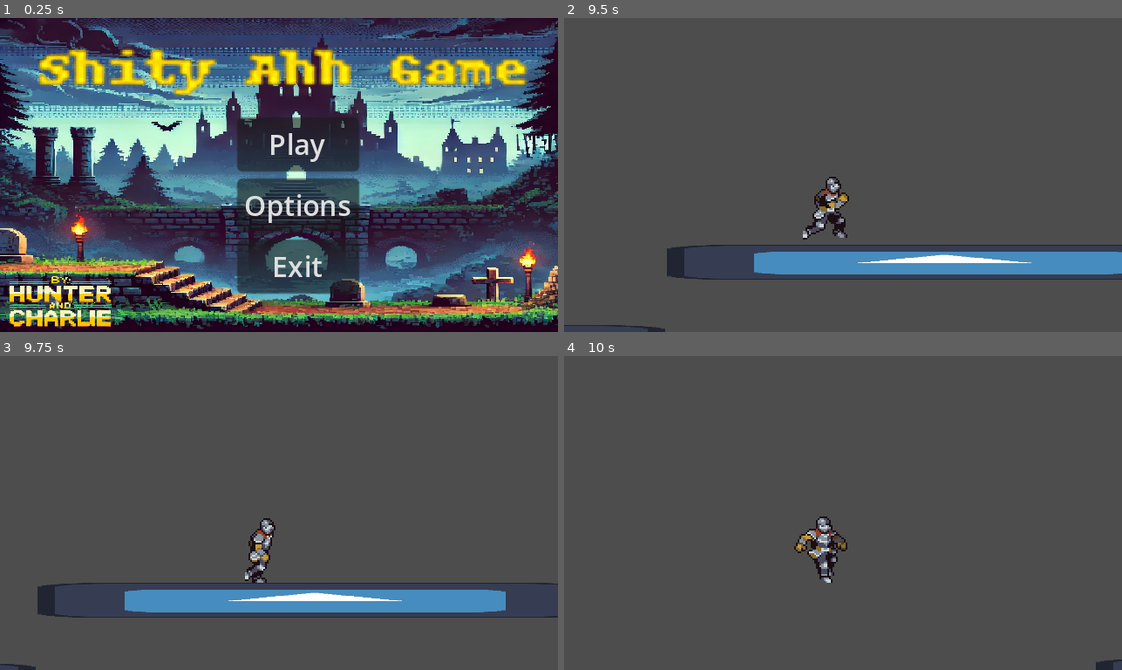
Above: before the commit, frames 1-4 (two rows, left to right).
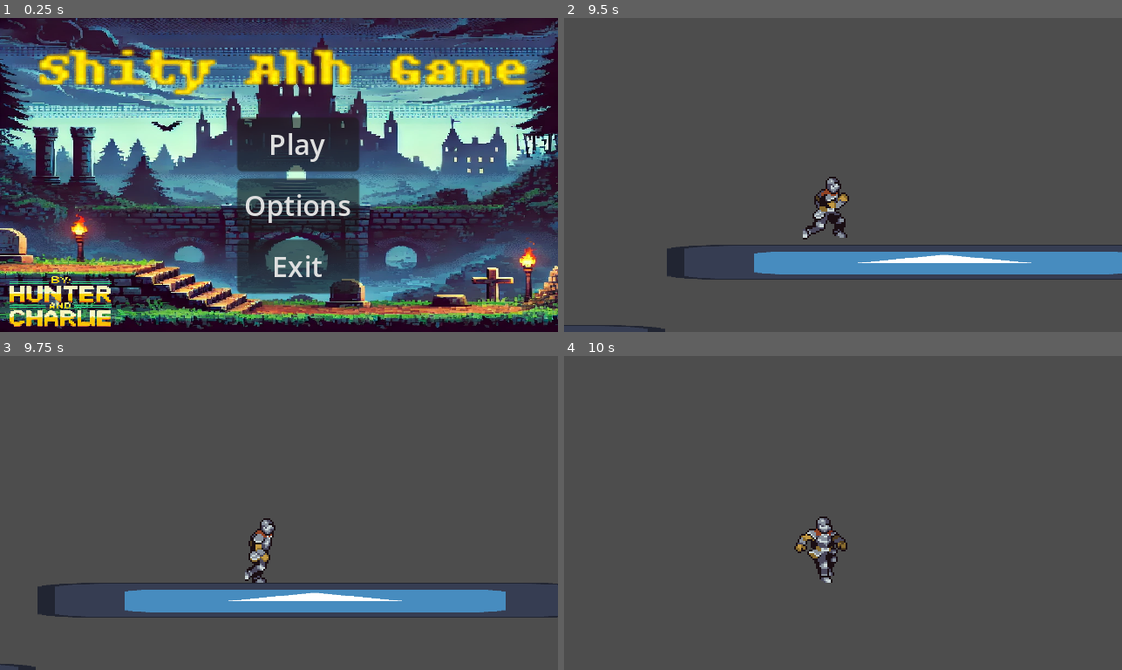
Above: after the commit, the same moments.

Repository: HunterB88/godot-4-platformer
Game: Godot game, scene res://scenes/menu.tscn
The game is run twice, just before and just after one commit, with the same random seed, the same clock (stepped at 60 frames per second) and the same inputs. The engine's default icon, where the game draws it, is replaced by a stand-in: a white triangle on a blue panel in a dark square.
Inputs (mouse positions are in pixels of both pictures, inside the frame that each line leads up to):
- Up to frame 1 (0.25 s): no input
- Up to frame 2 (9.5 s): click "Play" at 0.5 s; move the mouse to (965, 159) at 1.27 s; hold D (right) 1.28-2.78 s; click (965, 159) at 1.35 s; tap Space (jump) at 1.52, 2.27, 3.77, 4.52, 5.27, 6.77, 7.52, 8.27 s; move the mouse to (731, 190) at 2.02 s; click (731, 190) at 2.1 s; move the mouse to (898, 105) at 2.77 s; hold A (left) 2.78-3.53 s; click (898, 105) at 2.85 s; move the mouse to (815, 237) at 3.52 s; hold D (right) 3.53-5.03 s; click (815, 237) at 3.6 s; move the mouse to (1010, 222) at 4.27 s; click (1010, 222) at 4.35 s; move the mouse to (675, 127) at 5.02 s; hold A (left) 5.03-5.78 s; click (675, 127) at 5.1 s; move the mouse to (870, 175) at 5.77 s; hold D (right) 5.78-6.53 s; click (870, 175) at 5.85 s; move the mouse to (759, 96) at 6.52 s; hold A (left) 6.53-8.03 s; click (759, 96) at 6.6 s; move the mouse to (965, 159) at 7.27 s; click (965, 159) at 7.35 s; move the mouse to (731, 190) at 8.02 s; hold D (right) from 8.03 s (still down); click (731, 190) at 8.1 s; move the mouse to (898, 105) at 8.77 s; click (898, 105) at 8.85 s
- Up to frame 3 (9.75 s): keep holding D (right); move the mouse to (251, 575) at 9.52 s; click (251, 575) at 9.6 s
- Up to frame 4 (10 s): keep holding D (right); tap Space (jump) at 9.77 s

Frames 1-3 are identical in both runs. In frame 4, 0.1% of the frame differs, in the area x 95-100%, y 96-100%.

Commit message:
Changing code

Diff:
--- a/scenes/world.tscn
+++ b/scenes/world.tscn
@@ -58,5 +58,19 @@
 scale = Vector2(2.48438, 0.15625)
 texture = ExtResource("1_g3ecf")
 
+[node name="Platform3" type="StaticBody2D" parent="."]
+position = Vector2(886, 448)
+rotation = -2.75238
+
+[node name="CollisionShape2D" type="CollisionShape2D" parent="Platform3"]
+position = Vector2(161, 190)
+shape = SubResource("RectangleShape2D_hbwk6")
+debug_color = Color(0.925514, 4.23551e-05, 0.675944, 0.42)
+
+[node name="Sprite2D" type="Sprite2D" parent="Platform3/CollisionShape2D"]
+position = Vector2(-1.00001, -5.72205e-06)
+scale = Vector2(2.48438, 0.15625)
+texture = ExtResource("1_g3ecf")
+
 [node name="player" parent="." instance=ExtResource("1_n3pon")]
 position = Vector2(160, 108)
